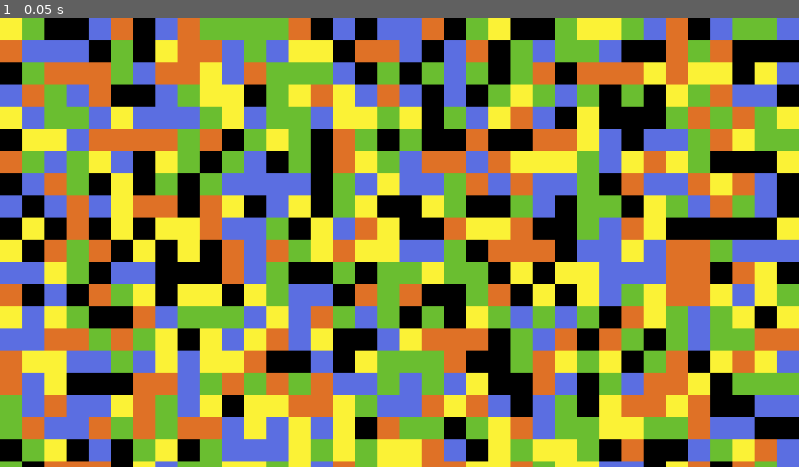
Above: before the commit, frame 1.
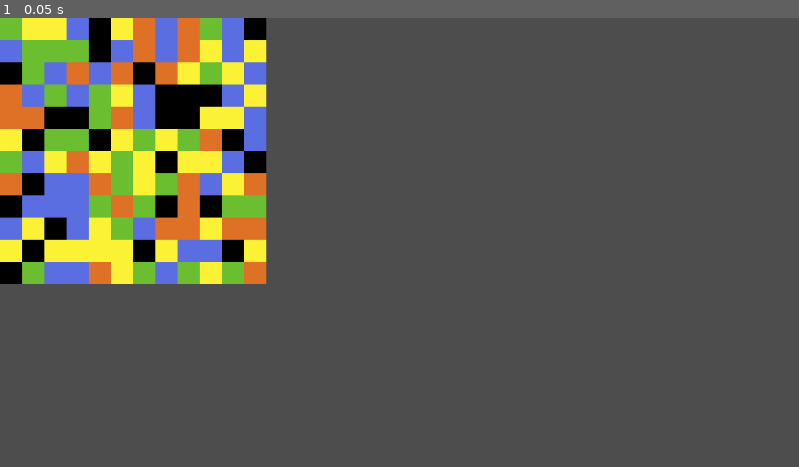
Above: after the commit, the same moment.

Repository: ThreeCoffees/cassini-hackathon
Game: Godot game, scene res://scenes/test_scenes/leon/tilemap_gen_test.tscn
The game is run twice, just before and just after one commit, with the same random seed, the same clock (stepped at 60 frames per second) and the same inputs. This scene is started directly instead of the project's main scene.
Inputs:
- Up to frame 1 (0.05 s): no input

The runs differ from the first frame. In frame 1, 97% of the frame differs, in the area x 0-100%, y 0-100%.
Error after the commit: Cannot call method 'get_used_cells_by_id' on a null value. (res://scripts/tilemaps/city_manger.gd:20)

Commit message:
Create factions from city tiles
Faction: a group of city tiles treated as one entity
City: a single city tile

Diff:
--- a/scenes/test_scenes/leon/tilemap_gen_test.tscn
+++ b/scenes/test_scenes/leon/tilemap_gen_test.tscn
@@ -1,7 +1,10 @@
-[gd_scene load_steps=2 format=3 uid="uid://b6nwjmr5iton0"]
+[gd_scene load_steps=3 format=3 uid="uid://b6nwjmr5iton0"]
 
 [ext_resource type="PackedScene" uid="uid://bn0f8e3irhsby" path="res://scenes/tilemap/terrain_tilemap_layer.tscn" id="1_rebcb"]
+[ext_resource type="PackedScene" uid="uid://bhjlsbeqdqyby" path="res://scenes/tilemap/city_manger.tscn" id="2_8q6cw"]
 
 [node name="TilemapGenTest" type="Node2D"]
 
 [node name="TerrainTilemapLayer" parent="." instance=ExtResource("1_rebcb")]
+
+[node name="CityManger" parent="." instance=ExtResource("2_8q6cw")]
--- /dev/null
+++ b/scenes/tilemap/city_manger.tscn
@@ -0,0 +1,7 @@
+[gd_scene load_steps=2 format=3 uid="uid://bhjlsbeqdqyby"]
+
+[ext_resource type="Script" uid="uid://drfcabfsbwlfg" path="res://scripts/tilemaps/city_manger.gd" id="1_ebcsl"]
+
+[node name="CityManger" type="Node" node_paths=PackedStringArray("tilemap")]
+script = ExtResource("1_ebcsl")
+tilemap = NodePath("")
--- /dev/null
+++ b/scripts/tilemaps/city_manger.gd
@@ -0,0 +1,49 @@
+class_name CityManager extends Node
+
+@export var tilemap: TileMapLayer
+
+var faction_count = 0
+var _city_tile_faction: Dictionary[Vector2i, int] = {}
+var _faction_city_tiles: Array[Array] = []
+
+# returns faction id of the specified city cell. Returns -1 if provided coords aren't a city tile.
+func get_faction_of_cell(cell_coords: Vector2i) -> int:
+	return _city_tile_faction.get(cell_coords, -1);
+
+# returns all city cells of a faction specified by the id.
+func get_all_cells_of_faction(faction_id: int) -> Array[Vector2i]:
+	if faction_id >= faction_count:
+		return []
+	return _faction_city_tiles[faction_id]
+
+func create_cities():
+	var all_city_cells = tilemap.get_used_cells_by_id(1, Vector2i(4,0));
+
+	for cell in all_city_cells:
+		_city_tile_faction.set(cell, -1)
+
+	for cell_coords in _city_tile_faction.keys():
+		if _city_tile_faction.get(cell_coords) == -1:
+			_faction_city_tiles.append([])
+			flood_fill(cell_coords)
+			faction_count+=1
+
+
+func flood_fill(cell_coords: Vector2i):
+	var cell_factions = _city_tile_faction.get(cell_coords);
+	if cell_factions == null or cell_factions != -1:
+		return
+
+	_city_tile_faction.set(cell_coords, faction_count)
+	_faction_city_tiles[faction_count].append(cell_coords)
+
+	var x = cell_coords.x
+	var y = cell_coords.y
+
+	flood_fill(Vector2i(x+1, y))
+	flood_fill(Vector2i(x-1, y))
+	flood_fill(Vector2i(x, y+1))
+	flood_fill(Vector2i(x, y-1))
+
+func _ready():
+	create_cities()
--- a/scripts/tilemaps/terrain_tilemap_layer.gd
+++ b/scripts/tilemaps/terrain_tilemap_layer.gd
@@ -1,8 +1,8 @@
 class_name TileMapGenerator extends TileMapLayer
 
 var tmp_array: Array = []
-var tmp_array_height = 128
-var tmp_array_width = 128
+var tmp_array_height = 12
+var tmp_array_width = 12
 
 var selected_city = null
 enum TileTypes{
@@ -22,7 +22,7 @@
 			tmp_array[i][j] = randi_range(0, 4)
 
 
-func _ready() -> void:
+func _init() -> void:
 	prepare_dummy_array()
 	generate_tilemap()
 
Not shown, added: scripts/tilemaps/city_manger.gd.uid
